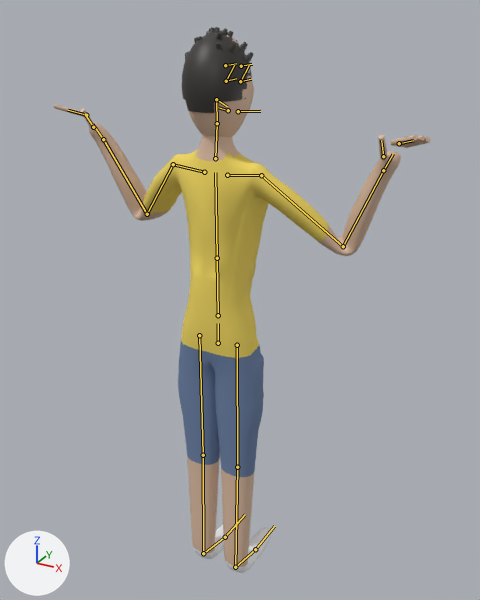
The glTF model characters/kid.glb, before and after one commit.
Rendered twice from a 50 mm lens placed at (0.623, -1.041, 1.265), pointed at (0.002, 0.087, 0.701). The lights are fixed; the arrows at lower left show +X, +Y and +Z. The first picture is the older version. Both versions are drawn at frame 0 of the action 'arms_cross'; the numbers are the values there. The bones that bend it are drawn over the model as lines.

Names of what the first picture shows: 'kid_Mesh'.
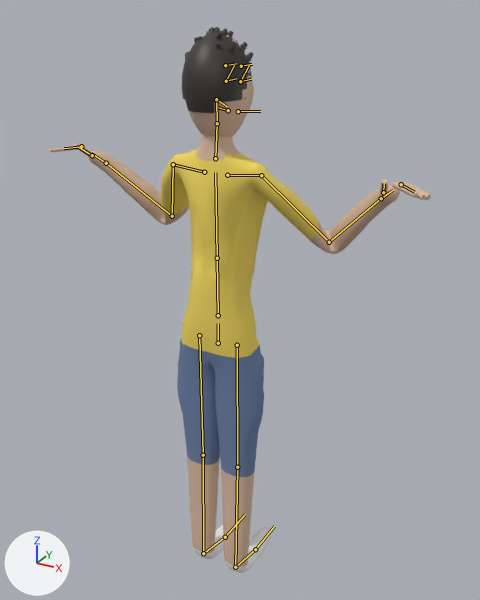
What changed in the scene script:
```text
Change bone_upperarm_l:
    where bone_upperarm_l = bpy.data.objects['Armature'].pose.bones['UpperArm.L']  # child of 'Shoulder.L'
    bone_upperarm_l.rotation_quaternion: (0.832, 0.274, -0.48, -0.047) -> (0.772, 0.231, -0.554, -0.208)  # degrees (52, -51, -33) -> degrees (65, -49, -63)
Change bone_upperarm_r:
    where bone_upperarm_r = bpy.data.objects['Armature'].pose.bones['UpperArm.R']  # child of 'Shoulder.R'
    bone_upperarm_r.rotation_quaternion: (0.832, 0.274, 0.48, 0.047) -> (0.772, 0.231, 0.554, 0.208)  # degrees (52, 51, 33) -> degrees (65, 49, 63)
```

Where the change shows, as pixel boxes (x1, y1, x2, y2) in the pictures (480 x 600 px):
'kid_Mesh', posed: before (54, 27, 431, 573); after (50, 27, 431, 573)
bone 'UpperArm.L', root to tip: before (173, 164) to (147, 214); after (173, 164) to (172, 216)
bone 'UpperArm.R', root to tip: before (261, 175) to (343, 246); after (261, 175) to (329, 242)
